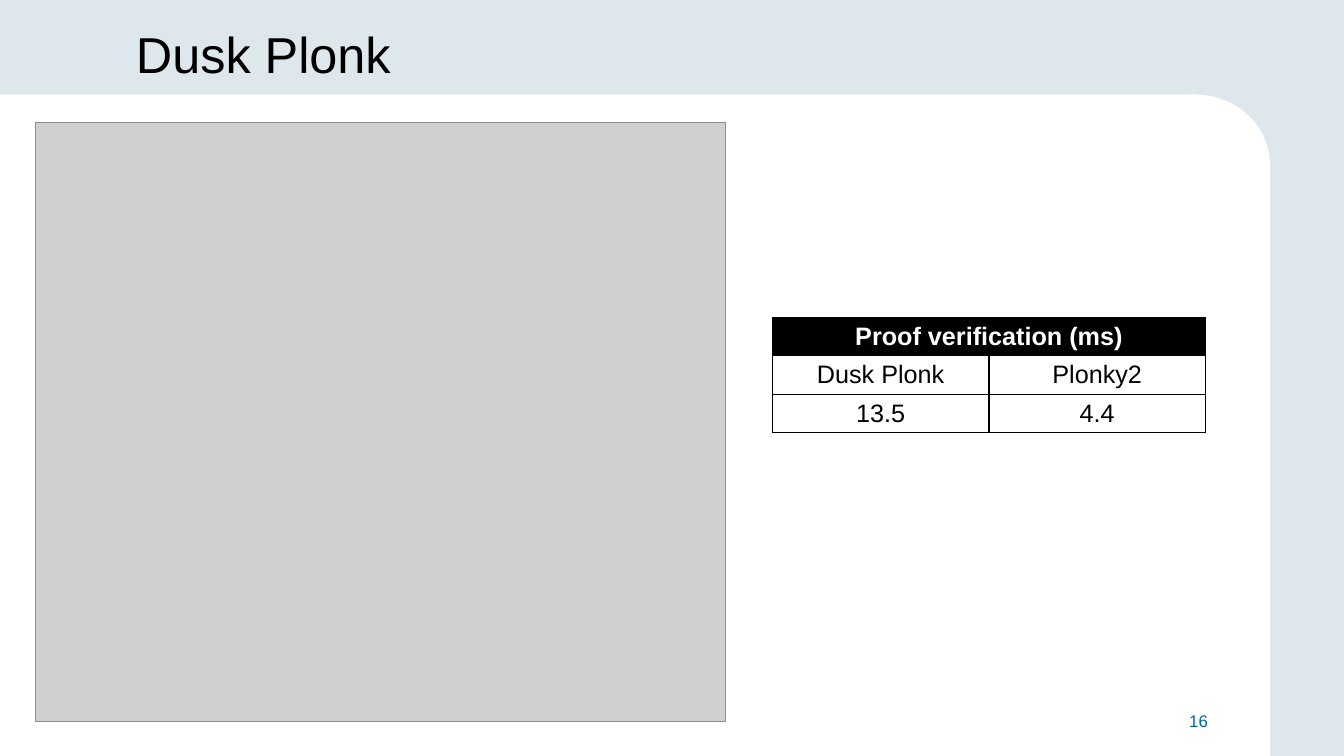
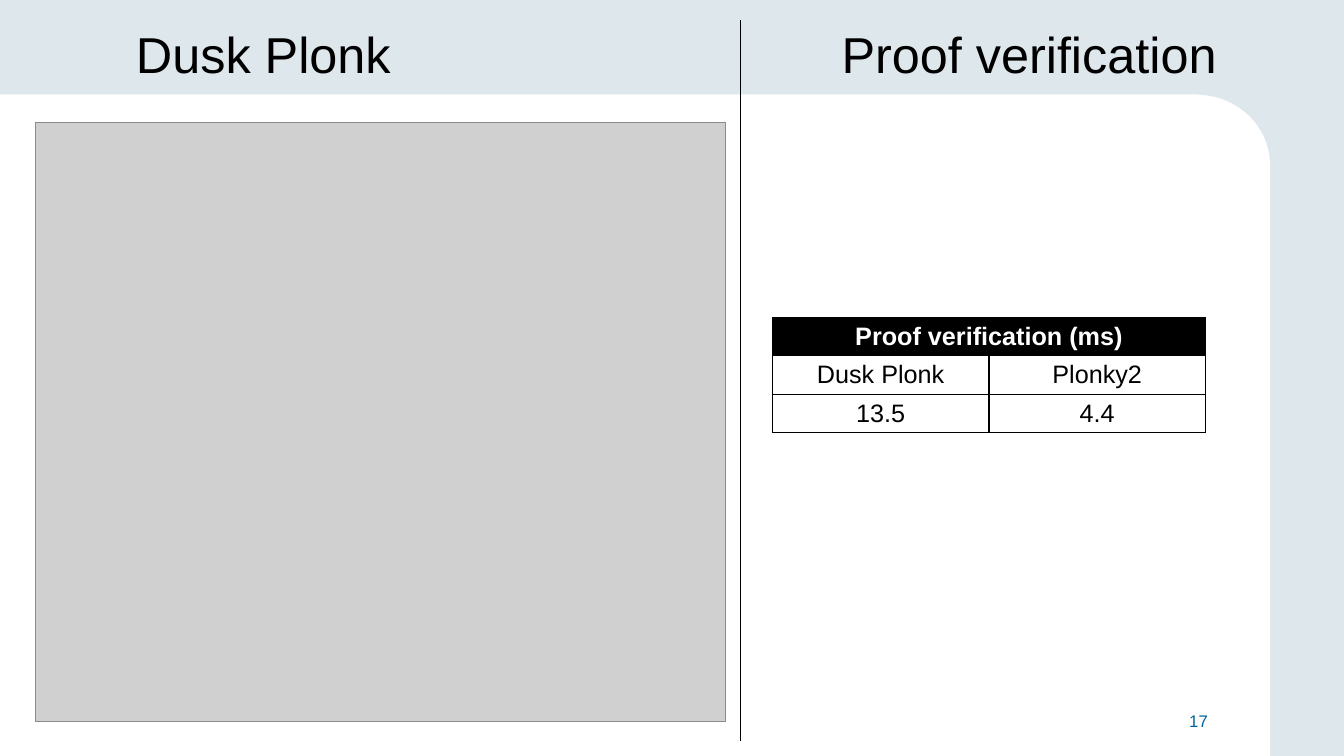
Before and after one commit to alexmllo/zk-hashes, a slide deck: slide 17 of thesis/slides.pptx (slide 16 before the commit). Drawn at 1344x756 pixels with LibreOffice and Linux fonts; fonts in the diff are those of the drawing; grey boxes stand for pictures; background and template pictures are left out. Boxes give left, top, right and bottom in pixels: in the first picture for what was removed or moved away, otherwise in the second. Text is boxed around its words. In the diff, an @@ line names an element or a change of style, - is before the commit and + after.

```diff
--- a/thesis/slides.pptx
+++ b/thesis/slides.pptx
@@ line added from (741, 20) to (741, 741), #000000 0.75 pt @@
@@ title at <box>136,36,1217,74</box>: text changed @@
-Dusk Plonk
+Dusk Plonk Proof verification
@@ page number at <box>1189,715,1208,727</box>: text changed @@
-16
+17
```
Also in this commit, not shown: 4 other slides changed, 1 slide added.
